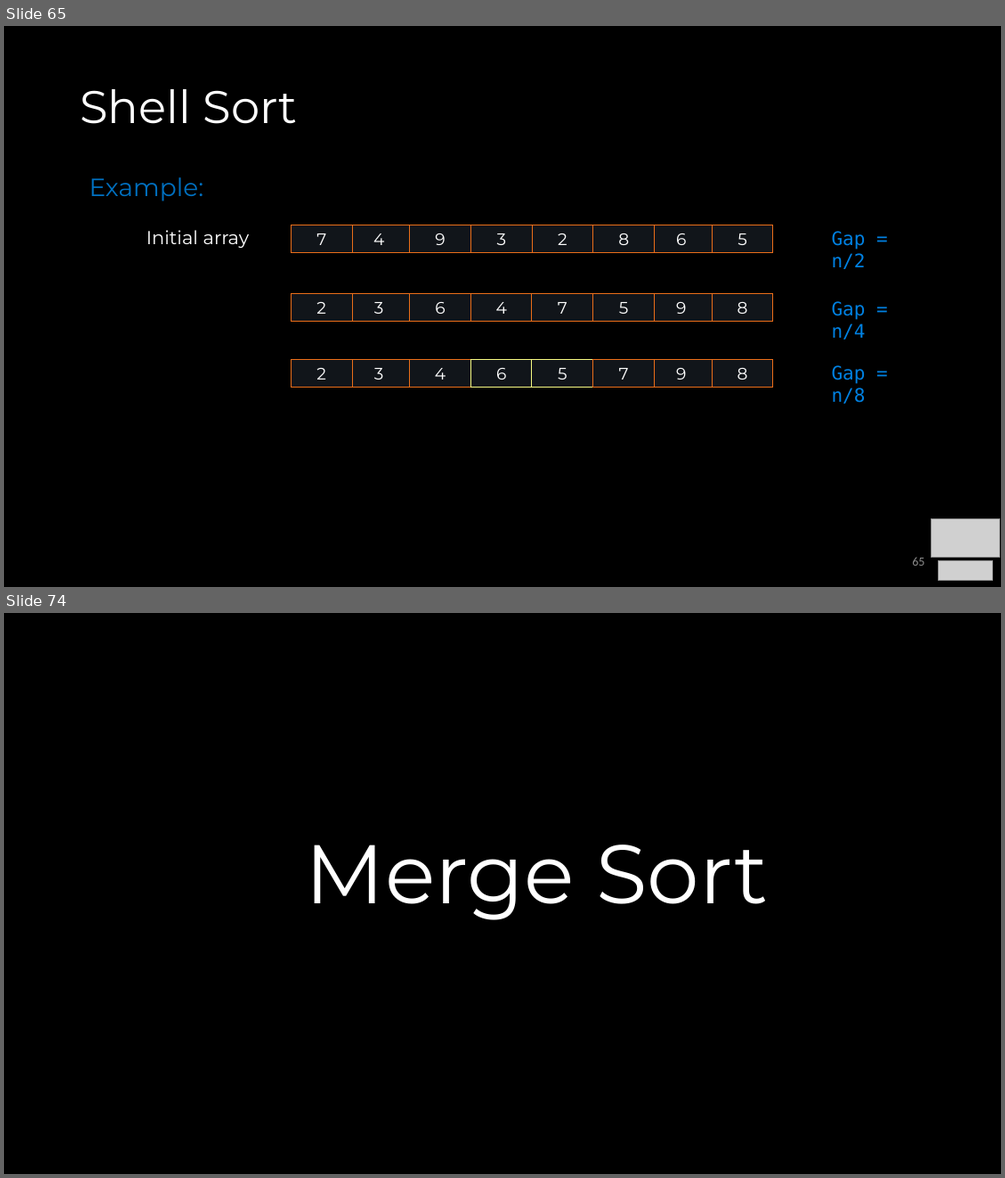
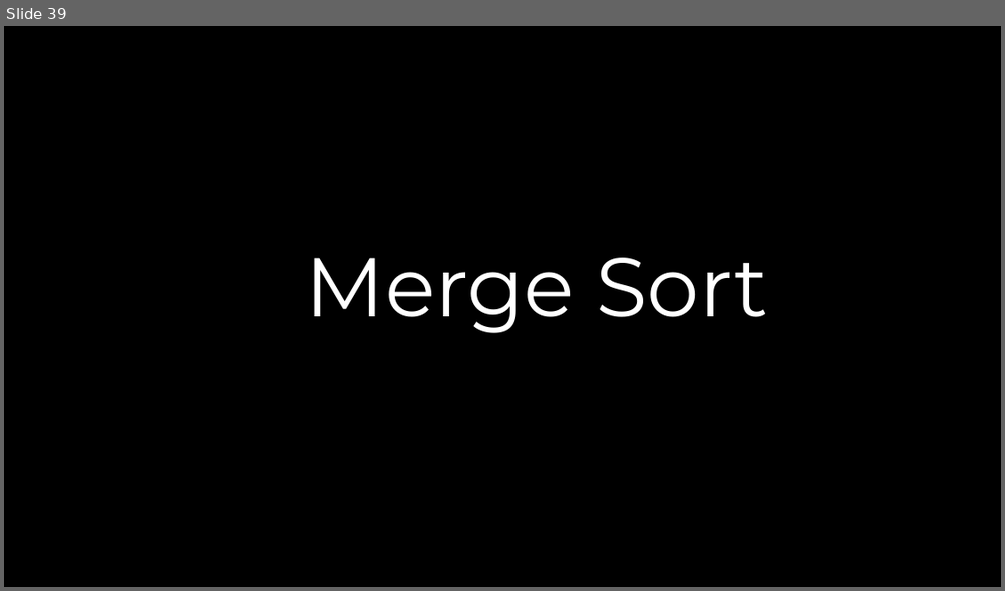
Before and after one commit to COP3530/Instructional-Content, a slide deck: Slides/Slides-PPT/6 - Sorting.pptx. Shown one above the other, each under a label of ours: slides 65 and 74 before the commit, slide 39 after it; the slides between them are not shown. The pictures are 1005x1178 and 1005x591 pixels, drawn with LibreOffice and Linux fonts; fonts in the diff are those of the drawing; grey boxes stand for pictures. Boxes give left, top, right and bottom in pixels: in the first picture for what was removed or moved away, otherwise in the second. Text is boxed around its words. In the diff, an @@ line names an element or a change of style, - is before the commit and + after.

```diff
--- a/Slides/Slides-PPT/6 - Sorting.pptx
+++ b/Slides/Slides-PPT/6 - Sorting.pptx
@@ slide 65 removed at <box>4,26,1001,587</box>, background #000000 @@
@@ title removed at <box>80,89,298,124</box> @@
-Shell Sort
@@ text removed at <box>89,177,204,201</box> @@
-Example:
@@ text removed at <box>146,230,250,248</box> @@
-Initial array
@@ group removed at <box>291,225,774,253</box>: 8 rectangles @@
-9
-4
-7
-3
-2
-5
-6
-8
@@ text removed at <box>832,231,866,269</box> @@
-Gap = n/2
@@ rectangle removed at <box>291,293,353,321</box> @@
-2
@@ rectangle removed at <box>348,293,410,321</box> @@
-3
@@ rectangle removed at <box>409,293,470,321</box> @@
-6
@@ rectangle removed at <box>470,293,532,321</box> @@
-4
@@ rectangle removed at <box>532,293,593,321</box> @@
-7
@@ rectangle removed at <box>593,293,655,321</box> @@
-5
@@ rectangle removed at <box>651,293,712,321</box> @@
-9
@@ rectangle removed at <box>712,293,774,321</box> @@
-8
@@ text removed at <box>832,301,866,339</box> @@
-Gap = n/4
@@ rectangle removed at <box>291,360,353,387</box> @@
-2
@@ rectangle removed at <box>348,360,410,387</box> @@
-3
@@ rectangle removed at <box>409,360,470,387</box> @@
-4
@@ rectangle removed at <box>470,360,532,387</box> @@
-6
@@ rectangle removed at <box>532,360,593,387</box> @@
-5
@@ rectangle removed at <box>593,360,655,387</box> @@
-7
@@ rectangle removed at <box>651,360,712,387</box> @@
-9
@@ rectangle removed at <box>712,360,774,387</box> @@
-8
@@ text removed at <box>832,365,866,403</box> @@
-Gap = n/8
@@ picture removed at <box>931,519,1000,557</box> @@
@@ page number removed at <box>912,556,924,565</box> @@
-65
@@ picture removed at <box>938,561,993,580</box> @@
@@ what was slide 74 is now slide 39 @@
```
Also in this commit, not shown: 2 slides changed, 34 other slides removed.
